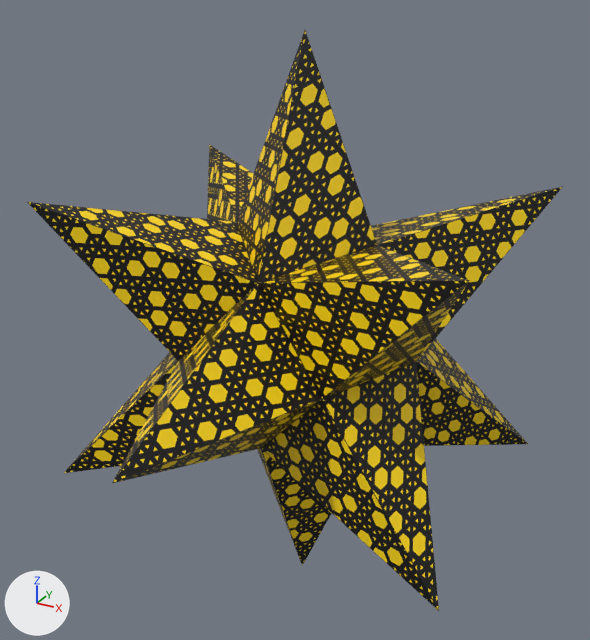
A saved change to the glTF model static/models/great-rhombihexacron.gltf.
Before and after are seen from a 50 mm lens placed at (3.17, -5.92, 3.09), pointed at (-0.09, 0.01, 0.13). The lights are fixed; the arrows at lower left show +X, +Y and +Z. Where no turn or scale is listed for an object, it has been applied to the vertices.
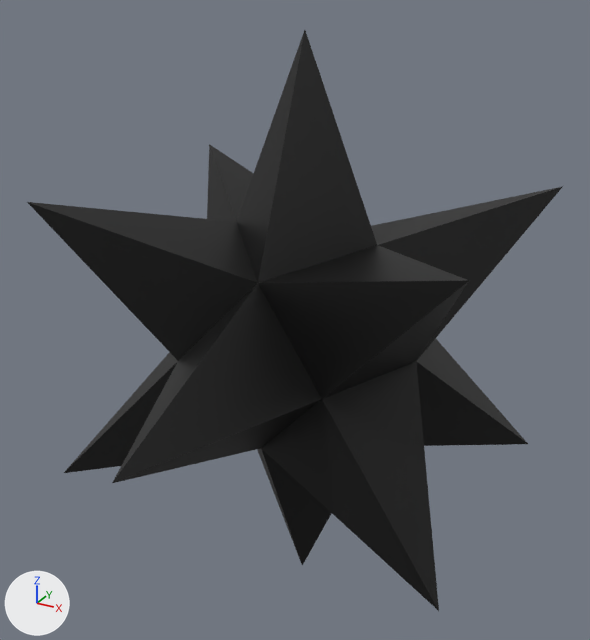
Where the newer file only moved an object's origin or applied its transform, the numbers keep the older frame.

The edits, one by one:
Picture 'FFFFFF-0' (img_ffffff_0) is new.
Material 'SlateBlue' (mat_slateblue) changes its picture from img_great_rhombihexacron__template to img_ffffff_0.

What differs and where, as boxes (x1, y1, x2, y2) in the pictures (590 x 640 px):
'Mesh', surface changed (yellow to black)
    both: (27, 30, 562, 611)
